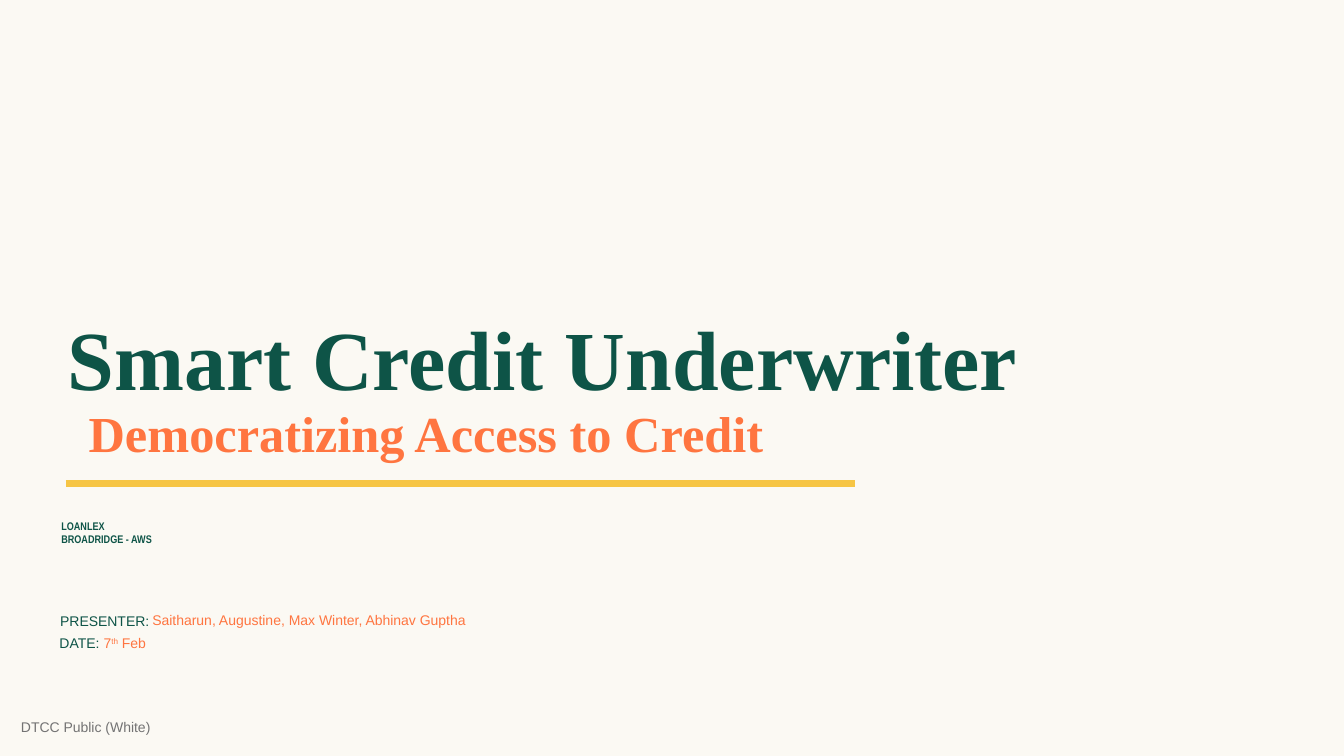
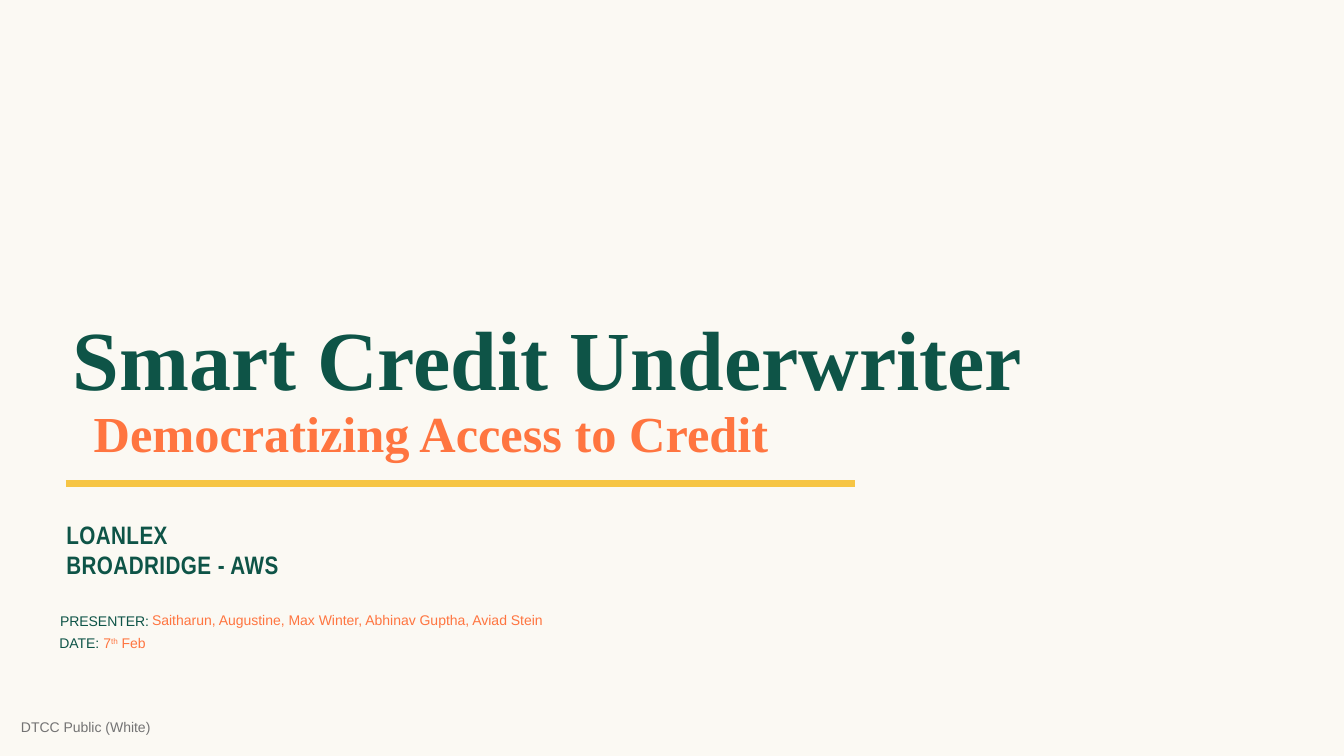
Before and after one commit to finos-labs/dtcch-2025-broadridge-aws, a slide deck: slide 1 of deck/BR-AWS_DTCC AI Hackathon.pptx. Drawn at 1344x756 pixels with LibreOffice and Linux fonts; fonts in the diff are those of the drawing. Boxes give left, top, right and bottom in pixels: in the first picture for what was removed or moved away, otherwise in the second. Text is boxed around its words. In the diff, an @@ line names an element or a change of style, - is before the commit and + after.

```diff
--- a/deck/BR-AWS_DTCC AI Hackathon.pptx
+++ b/deck/BR-AWS_DTCC AI Hackathon.pptx
@@ title "Smart Credit Underwriter Democratizing Access ..." at [72, 331, 1022, 462]: more space between paragraphs @@
@@ subtitle "LOANLEX BROADRIDGE - AWS" at [66, 526, 278, 575]: size 7.9 to 18 pt, letter spacing 0 to 0.3 pt; more space between paragraphs @@
@@ text at [152, 615, 543, 628]: text changed @@
-Saitharun, Augustine, Max Winter, Abhinav Guptha
+Saitharun, Augustine, Max Winter, Abhinav Guptha, Aviad Stein
```
Also in this commit, not shown: 11 other slides changed.
